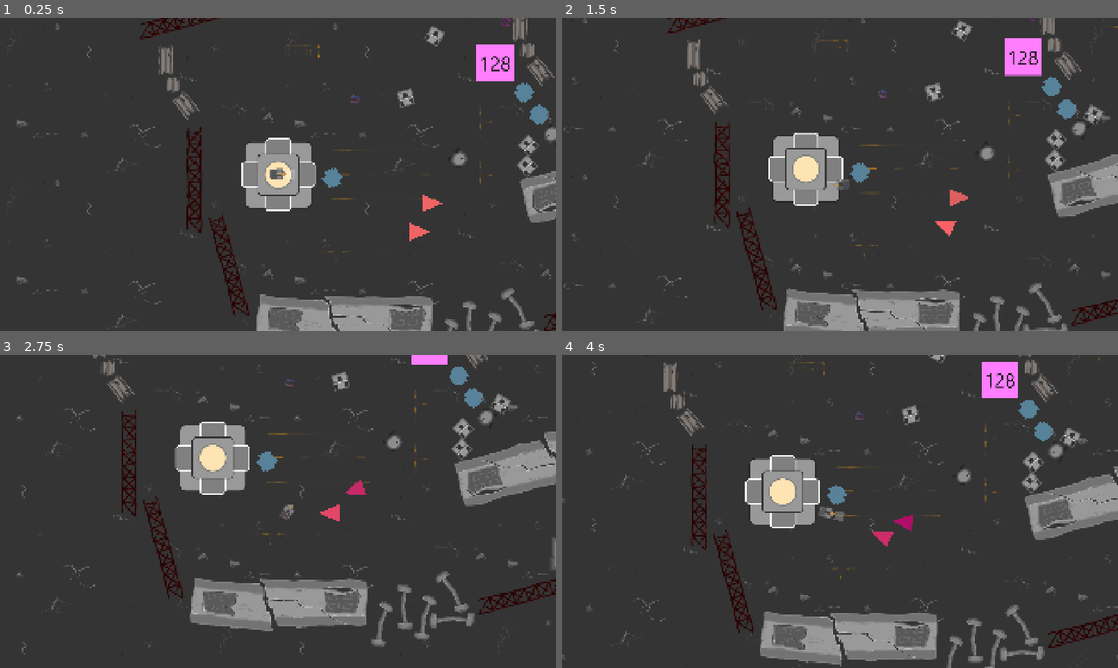
Above: before the commit, frames 1-4 (two rows, left to right).
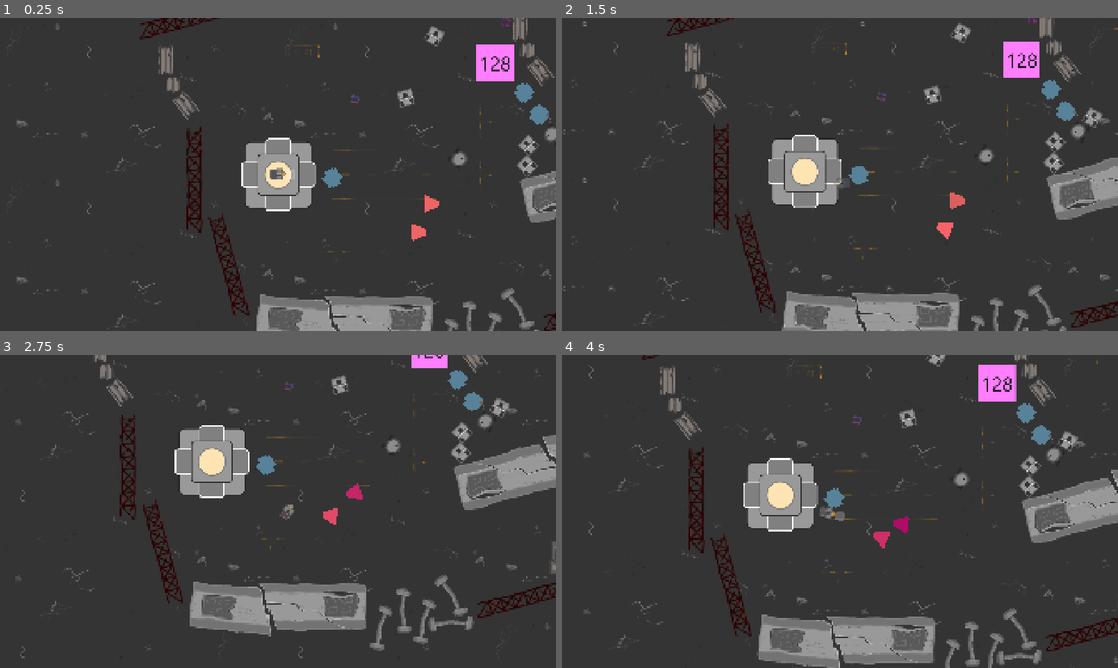
Above: after the commit, the same moments.

Repository: bohdankornienko/autema-game
Game: Godot game, scene res://main.tscn
Same seed, same stepped clock (60 frames per second), same inputs: the game is played once before the commit and once after it.
Inputs (mouse positions are in pixels of both pictures, inside the frame that each line leads up to):
- Up to frame 1 (0.25 s): no input
- Up to frame 2 (1.5 s): tap Enter at 0.5 s; move the mouse to (962, 158) at 0.52 s; hold D (move_right) 0.53-1.28 s; click (962, 158) at 0.6 s; move the mouse to (728, 190) at 1.27 s; hold S (move_down) from 1.28 s (still down); tap Space (dash) at 1.35 s
- Up to frame 3 (2.75 s): click (166, 527) at 1.55 s; move the mouse to (333, 442) at 2.02 s; release S (move_down) at 2.03 s; hold D (move_right) from 2.03 s (still down); click (333, 442) at 2.1 s
- Up to frame 4 (4 s): move the mouse to (812, 574) at 2.77 s; release D (move_right) at 2.78 s; hold W (move_up) 2.78-3.53 s; click (812, 574) at 2.85 s; move the mouse to (1006, 558) at 3.52 s; hold A (move_left) from 3.53 s (still down); tap Space (dash) at 3.6 s; click (1006, 558) at 3.8 s

The runs differ from the first frame. In frame 1, less than 0.1% of the frame differs, in the area x 73-80%, y 56-72%; in frame 2, 8.0%; in frame 3, 9.2%; in frame 4, 10%, in the area x 0-100%, y 0-100%.

Commit message:
Hitting and getting hit

Diff:
--- /dev/null
+++ b/damage_boxes/hitbox.gd
@@ -0,0 +1,5 @@
+class_name Hitbox extends Area2D
+
+@export var damage: = 1
+@export var knockback_direction: Vector2
+@export var knockback_amount: = 200
--- /dev/null
+++ b/damage_boxes/hurtbox.gd
@@ -0,0 +1,11 @@
+class_name HurtBox extends Area2D
+
+signal hurt(hitbox: Hitbox)
+
+func _ready() -> void:
+    area_entered.connect(_on_area_entered)
+
+func _on_area_entered(other: Area2D) -> void:
+    if other is not Hitbox: return
+
+    hurt.emit(other)
--- a/enemies/simple_robot_enemy.gd
+++ b/enemies/simple_robot_enemy.gd
@@ -1,12 +1,20 @@
 extends CharacterBody2D
 
 @export var detection_range = 200
+@export var stats: Stats
 
 @onready var animation_tree: AnimationTree = $AnimationTree
 @onready var playback = animation_tree.get("parameters/StateMachine/playback") as AnimationNodeStateMachinePlayback
 @onready var ray_cast_2d: RayCast2D = $RayCast2D
+@onready var hurt_box: HurtBox = $HurtBox
 
 const SPEED = 60
+const FRICTION = 500
+
+func _ready() -> void:
+    stats = stats.duplicate()
+    hurt_box.area_entered.connect(take_hit.call_deferred)
+    stats.no_health.connect(queue_free)
 
 func _physics_process(delta: float) -> void:
     var state = playback.get_current_node()
@@ -21,6 +29,14 @@
             else:
                 velocity = Vector2.ZERO
             move_and_slide()
+        "hit":
+            velocity = velocity.move_toward(Vector2.ZERO, FRICTION * delta)
+            move_and_slide()
+
+func take_hit(other: Hitbox) -> void:
+    stats.health -= other.damage
+    velocity = other.knockback_direction * other.knockback_amount
+    playback.start("hit")
 
 
 func get_player() -> PlayerBot:
--- a/enemies/simple_robot_enemy.tscn
+++ b/enemies/simple_robot_enemy.tscn
@@ -1,6 +1,13 @@
-[gd_scene load_steps=14 format=3 uid="uid://djnogl3nevjxt"]
+[gd_scene load_steps=23 format=3 uid="uid://djnogl3nevjxt"]
 
 [ext_resource type="Script" uid="uid://bf7l5fr1nblh2" path="res://enemies/simple_robot_enemy.gd" id="1_djl37"]
+[ext_resource type="Script" uid="uid://bdpma21nvt1ne" path="res://stats.gd" id="2_5m3lh"]
+[ext_resource type="Script" uid="uid://b8u24r6uqs3np" path="res://damage_boxes/hurtbox.gd" id="2_bapan"]
+[ext_resource type="Script" uid="uid://gdk5rmegn6n2" path="res://damage_boxes/hitbox.gd" id="4_eylxe"]
+
+[sub_resource type="Resource" id="Resource_eylxe"]
+script = ExtResource("2_5m3lh")
+metadata/_custom_type_script = "uid://bdpma21nvt1ne"
 
 [sub_resource type="CircleShape2D" id="CircleShape2D_vqttb"]
 radius = 25.019993
@@ -54,15 +61,36 @@
 "values": [Color(1, 1, 1, 1), Color(1, 1, 1, 0.654902), Color(1, 1, 1, 1)]
 }
 
+[sub_resource type="Animation" id="Animation_5m3lh"]
+resource_name = "hit"
+length = 0.2
+step = 0.05
+tracks/0/type = "value"
+tracks/0/imported = false
+tracks/0/enabled = true
+tracks/0/path = NodePath(".:modulate")
+tracks/0/interp = 1
+tracks/0/loop_wrap = true
+tracks/0/keys = {
+"times": PackedFloat32Array(0, 0.1, 0.2),
+"transitions": PackedFloat32Array(1, 1, 1),
+"update": 0,
+"values": [Color(1, 1, 1, 1), Color(0.29, 0.29, 0.29, 1), Color(1, 1, 1, 1)]
+}
+
 [sub_resource type="AnimationLibrary" id="AnimationLibrary_bapan"]
 _data = {
 &"RESET": SubResource("Animation_djl37"),
 &"chase": SubResource("Animation_bapan"),
+&"hit": SubResource("Animation_5m3lh"),
 &"idle": SubResource("Animation_vqttb")
 }
 
 [sub_resource type="AnimationNodeAnimation" id="AnimationNodeAnimation_djl37"]
 animation = &"chase"
+
+[sub_resource type="AnimationNodeAnimation" id="AnimationNodeAnimation_bapan"]
+animation = &"hit"
 
 [sub_resource type="AnimationNodeAnimation" id="AnimationNodeAnimation_vqttb"]
 animation = &"idle"
@@ -78,15 +106,21 @@
 advance_mode = 2
 advance_expression = "not can_see_player()"
 
+[sub_resource type="AnimationNodeStateMachineTransition" id="AnimationNodeStateMachineTransition_eylxe"]
+advance_mode = 2
+advance_expression = "velocity == Vector2(0,0)"
+
 [sub_resource type="AnimationNodeStateMachine" id="AnimationNodeStateMachine_bapan"]
 states/End/position = Vector2(915, 111)
 states/Start/position = Vector2(243, 111)
 states/chase/node = SubResource("AnimationNodeAnimation_djl37")
 states/chase/position = Vector2(532, 208)
+states/hit/node = SubResource("AnimationNodeAnimation_bapan")
+states/hit/position = Vector2(688, 111)
 states/idle/node = SubResource("AnimationNodeAnimation_vqttb")
 states/idle/position = Vector2(532, 111)
-transitions = ["Start", "idle", SubResource("AnimationNodeSt …(138 unchanged characters)… mationNodeStateMachineTransition_5m3lh")]
-graph_offset = Vector2(-149, 81)
+transitions = ["Start", "idle", SubResource("AnimationNodeSt …(138 unchanged characters)… mationNodeStateMachineTransition_5m3lh"), "hit", "idle", SubResource("AnimationNodeStateMachineTransition_eylxe")]
+graph_offset = Vector2(-212, -88)
 
 [sub_resource type="AnimationNodeBlendTree" id="AnimationNodeBlendTree_5m3lh"]
 nodes/output/position = Vector2(920, 60)
@@ -94,17 +128,24 @@
 nodes/StateMachine/position = Vector2(380, 100)
 node_connections = [&"output", 0, &"StateMachine"]
 
+[sub_resource type="CircleShape2D" id="CircleShape2D_djl37"]
+radius = 21.023796
+
+[sub_resource type="CircleShape2D" id="CircleShape2D_tggax"]
+radius = 25.0
+
 [node name="SimpleRobotEnemy" type="CharacterBody2D"]
 collision_layer = 4
 collision_mask = 7
 motion_mode = 1
 script = ExtResource("1_djl37")
 detection_range = 400
+stats = SubResource("Resource_eylxe")
 
 [node name="Polygon2D" type="Polygon2D" parent="."]
 rotation = 1.5707964
 color = Color(1, 0.41000003, 0.41000003, 1)
-polygon = PackedVector2Array(-31, 30, 29, 30, -1, -40)
+polygon = PackedVector2Array(-26.999998, 25.000002, 25.000002, 24.999998, 29, 19.999998, 9.999999, -26, -9.000001, -26, -30, 21.000002)
 
 [node name="CollisionShape2D" type="CollisionShape2D" parent="."]
 visible = false
@@ -122,3 +163,23 @@
 
 [node name="RayCast2D" type="RayCast2D" parent="."]
 target_position = Vector2(0, 0)
+
+[node name="HurtBox" type="Area2D" parent="."]
+collision_layer = 16
+collision_mask = 16
+script = ExtResource("2_bapan")
+metadata/_custom_type_script = "uid://b8u24r6uqs3np"
+
+[node name="CollisionShape2D" type="CollisionShape2D" parent="HurtBox"]
+shape = SubResource("CircleShape2D_djl37")
+
+[node name="Hitbox" type="Area2D" parent="."]
+collision_layer = 8
+collision_mask = 8
+script = ExtResource("4_eylxe")
+damage = 20
+metadata/_custom_type_script = "uid://gdk5rmegn6n2"
+
+[node name="CollisionShape2D" type="CollisionShape2D" parent="Hitbox"]
+shape = SubResource("CircleShape2D_tggax")
+debug_color = Color(0.56485903, 0, 0.70196074, 0.41960785)
--- a/machines/bot.gd
+++ b/machines/bot.gd
@@ -8,15 +8,19 @@
 ## The number of times the melee attack can be performed per second.
 @export var attack_speed = 1.0
 
+@export var stats: Stats
+
 ## meters per second (where meter is 64 pixels)
 @export var dash_speed = 5.0
 
-@onready var melee_collision = $MeleeShapeCast2D
 @onready var melee_atck_indicator = $MeleeAttackIndicator
 @onready var melee_timer = $MeleeTimer
 
 @onready var animation_tree: AnimationTree = $AnimationTree
 @onready var playback = animation_tree.get("parameters/StateMachine/playback") as AnimationNodeStateMachinePlayback
+@onready var hitbox: Hitbox = $Hitbox
+@onready var hurt_box: HurtBox = $HurtBox
+@onready var blink_animation_player: AnimationPlayer = $BlinkAnimationPlayer
 
 var can_attack: bool = true
 var input_direction = Vector2.ZERO
@@ -25,6 +29,13 @@
     melee_timer.wait_time = 1.0 / attack_speed
     move_speed = move_speed * METER
     dash_speed = dash_speed * METER
+
+    hurt_box.hurt.connect(take_hit.call_deferred)
+    stats.no_health.connect(die)
+
+func take_hit(other: Hitbox) -> void:
+    stats.health -= other.damage
+    blink_animation_player.play("blink")
 
 func process_input(_delta: float):
     var state = playback.get_current_node()
@@ -42,14 +53,12 @@
         can_attack = false
         melee_timer.start()
         melee_atck_indicator.show()
+        hitbox.position = Vector2(32, 0)
 
-        if melee_collision.is_colliding():
-            for i in range(melee_collision.get_collision_count()):
-                var target = melee_collision.get_collider(i)
-                if target and target.is_in_group("Destructible"):
-                    target.take_damage(50)
     if Input.is_action_just_pressed("dash"):
         playback.travel("DashState")
+
+    hitbox.knockback_direction = global_position.direction_to(get_global_mouse_position()).normalized()
 
 func _physics_process(delta: float) -> void:
     process_input(delta)
@@ -59,3 +68,10 @@
 func _on_melee_timer_timeout() -> void:
     can_attack = true
     melee_atck_indicator.hide()
+    hitbox.position = Vector2(0.0, 0.0)
+
+
+func die() -> void:
+    hide()
+    remove_from_group("player")
+    process_mode = Node.PROCESS_MODE_DISABLED
--- a/machines/bot.tscn
+++ b/machines/bot.tscn
@@ -1,13 +1,14 @@
-[gd_scene load_steps=43 format=3 uid="uid://brfdn10dx1rfs"]
+[gd_scene load_steps=51 format=3 uid="uid://brfdn10dx1rfs"]
 
 [ext_resource type="Script" uid="uid://b5ch4jr3hm3gp" path="res://machines/bot.gd" id="1_kveao"]
+[ext_resource type="Script" uid="uid://bdpma21nvt1ne" path="res://stats.gd" id="2_iktd3"]
 [ext_resource type="Texture2D" uid="uid://ejy6cemdocig" path="res://assets/sprites/machine-64.png" id="2_kveao"]
-
-[sub_resource type="CircleShape2D" id="CircleShape2D_kveao"]
-radius = 30.066593
-
-[sub_resource type="CircleShape2D" id="CircleShape2D_stwbx"]
-radius = 15.0
+[ext_resource type="Script" uid="uid://gdk5rmegn6n2" path="res://damage_boxes/hitbox.gd" id="3_stwbx"]
+[ext_resource type="Script" uid="uid://b8u24r6uqs3np" path="res://damage_boxes/hurtbox.gd" id="5_j66vv"]
+
+[sub_resource type="Resource" id="Resource_j66vv"]
+script = ExtResource("2_iktd3")
+metadata/_custom_type_script = "uid://bdpma21nvt1ne"
 
 [sub_resource type="AtlasTexture" id="AtlasTexture_stwbx"]
 atlas = ExtResource("2_kveao")
@@ -267,14 +268,85 @@
 nodes/StateMachine/position = Vector2(40, 120)
 node_connections = [&"output", 0, &"StateMachine"]
 
+[sub_resource type="CapsuleShape2D" id="CapsuleShape2D_j66vv"]
+radius = 16.0
+height = 54.0
+
+[sub_resource type="RectangleShape2D" id="RectangleShape2D_iktd3"]
+size = Vector2(50, 24)
+
+[sub_resource type="CapsuleShape2D" id="CapsuleShape2D_5ek0t"]
+radius = 18.0
+height = 60.0
+
+[sub_resource type="Animation" id="Animation_p3dda"]
+resource_name = "blink"
+length = 0.5
+step = 0.1
+tracks/0/type = "value"
+tracks/0/imported = false
+tracks/0/enabled = true
+tracks/0/path = NodePath("Sprite2D:visible")
+tracks/0/interp = 1
+tracks/0/loop_wrap = true
+tracks/0/keys = {
+"times": PackedFloat32Array(0, 0.1, 0.2, 0.3, 0.4, 0.5),
+"transitions": PackedFloat32Array(1, 1, 1, 1, 1, 1),
+"update": 1,
+"values": [false, true, false, true, false, true]
+}
+tracks/1/type = "value"
+tracks/1/imported = false
+tracks/1/enabled = true
+tracks/1/path = NodePath("HurtBox/CollisionShape2D:disabled")
+tracks/1/interp = 1
+tracks/1/loop_wrap = true
+tracks/1/keys = {
+"times": PackedFloat32Array(0, 0.5),
+"transitions": PackedFloat32Array(1, 1),
+"update": 1,
+"values": [true, false]
+}
+
+[sub_resource type="Animation" id="Animation_5ucof"]
+length = 0.001
+tracks/0/type = "value"
+tracks/0/imported = false
+tracks/0/enabled = true
+tracks/0/path = NodePath("Sprite2D:visible")
+tracks/0/interp = 1
+tracks/0/loop_wrap = true
+tracks/0/keys = {
+"times": PackedFloat32Array(0),
+"transitions": PackedFloat32Array(1),
+"update": 1,
+"values": [true]
+}
+tracks/1/type = "value"
+tracks/1/imported = false
+tracks/1/enabled = true
+tracks/1/path = NodePath("HurtBox/CollisionShape2D:disabled")
+tracks/1/interp = 1
+tracks/1/loop_wrap = true
+tracks/1/keys = {
+"times": PackedFloat32Array(0),
+"transitions": PackedFloat32Array(1),
+"update": 1,
+"values": [false]
+}
+
+[sub_resource type="AnimationLibrary" id="AnimationLibrary_6xcs8"]
+_data = {
+&"RESET": SubResource("Animation_5ucof"),
+&"blink": SubResource("Animation_p3dda")
+}
+
 [node name="Bot" type="CharacterBody2D" groups=["player"]]
 collision_layer = 2
 collision_mask = 5
 motion_mode = 1
 script = ExtResource("1_kveao")
-
-[node name="CollisionShape2D" type="CollisionShape2D" parent="."]
-shape = SubResource("CircleShape2D_kveao")
+stats = SubResource("Resource_j66vv")
 
 [node name="MeleeAttackIndicator" type="ColorRect" parent="."]
 modulate = Color(1, 1, 1, 0.73333335)
@@ -286,10 +358,6 @@
 
 [node name="MeleeTimer" type="Timer" parent="."]
 one_shot = true
-
-[node name="MeleeShapeCast2D" type="ShapeCast2D" parent="."]
-shape = SubResource("CircleShape2D_stwbx")
-target_position = Vector2(45, 0.8333333)
 
 [node name="Sprite2D" type="Sprite2D" parent="."]
 texture = SubResource("AtlasTexture_stwbx")
@@ -335,4 +403,38 @@
 process_callback = 0
 position_smoothing_enabled = true
 
+[node name="CollisionShape2D" type="CollisionShape2D" parent="."]
+rotation = -1.5707964
+shape = SubResource("CapsuleShape2D_j66vv")
+
+[node name="Hitbox" type="Area2D" parent="."]
+visible = false
+position = Vector2(-2, 0)
+collision_layer = 16
+collision_mask = 16
+script = ExtResource("3_stwbx")
+damage = 30
+knockback_amount = 150
+metadata/_custom_type_script = "uid://gdk5rmegn6n2"
+
+[node name="CollisionShape2D" type="CollisionShape2D" parent="Hitbox"]
+position = Vector2(2, 0)
+shape = SubResource("RectangleShape2D_iktd3")
+
+[node name="HurtBox" type="Area2D" parent="."]
+collision_layer = 8
+collision_mask = 8
+script = ExtResource("5_j66vv")
+metadata/_custom_type_script = "uid://b8u24r6uqs3np"
+
+[node name="CollisionShape2D" type="CollisionShape2D" parent="HurtBox"]
+rotation = -1.5707964
+shape = SubResource("CapsuleShape2D_5ek0t")
+debug_color = Color(0.9140625, 0.55756474, 0.2713623, 0.41960785)
+
+[node name="BlinkAnimationPlayer" type="AnimationPlayer" parent="."]
+libraries = {
+&"": SubResource("AnimationLibrary_6xcs8")
+}
+
 [connection signal="timeout" from="MeleeTimer" to="." method="_on_melee_timer_timeout"]
--- a/main.tscn
+++ b/main.tscn
@@ -634,7 +634,7 @@
 scale = Vector2(0.99999994, 0.99999994)
 
 [node name="Obstacle12" parent="ObstaclesManager" instance=ExtResource("10_4c57u")]
-position = Vector2(222, -8.999992)
+position = Vector2(279, 7.999996)
 rotation = -1.3089969
 
 [node name="Obstacle13" parent="ObstaclesManager" instance=ExtResource("10_4c57u")]
--- a/objects/obstacle.gd
+++ b/objects/obstacle.gd
@@ -3,11 +3,16 @@
 
 @export var max_health : float = 100.0
 @export var health : float = 100.0
+@onready var hurt_box: HurtBox = $HurtBox
 
 signal destroyed(pos: Vector2)
 
 func _ready() -> void:
     health = min(health, max_health)
+    hurt_box.hurt.connect(_on_hurt)
+
+func _on_hurt(hitbox: Hitbox) -> void:
+    take_damage(hitbox.damage)
 
 func take_damage(value: float):
     health -= value
--- a/objects/obstacle.tscn
+++ b/objects/obstacle.tscn
@@ -1,9 +1,13 @@
-[gd_scene load_steps=3 format=3 uid="uid://c84itrsqma0cn"]
+[gd_scene load_steps=5 format=3 uid="uid://c84itrsqma0cn"]
 
 [ext_resource type="Script" uid="uid://beorn4uwk3pco" path="res://objects/obstacle.gd" id="1_g5jnw"]
+[ext_resource type="Script" uid="uid://b8u24r6uqs3np" path="res://damage_boxes/hurtbox.gd" id="2_7421i"]
 
 [sub_resource type="CircleShape2D" id="CircleShape2D_g5jnw"]
 radius = 32.140316
+
+[sub_resource type="CircleShape2D" id="CircleShape2D_jvp1h"]
+radius = 25.019993
 
 [node name="Obstacle" type="StaticBody2D" groups=["Destructible"]]
 script = ExtResource("1_g5jnw")
@@ -25,3 +29,12 @@
 
 [node name="CollisionShape2D" type="CollisionShape2D" parent="."]
 shape = SubResource("CircleShape2D_g5jnw")
+
+[node name="HurtBox" type="Area2D" parent="."]
+collision_layer = 16
+collision_mask = 16
+script = ExtResource("2_7421i")
+metadata/_custom_type_script = "uid://b8u24r6uqs3np"
+
+[node name="CollisionShape2D" type="CollisionShape2D" parent="HurtBox"]
+shape = SubResource("CircleShape2D_jvp1h")
--- a/project.godot
+++ b/project.godot
@@ -63,6 +63,8 @@
 2d_physics/layer_1="World"
 2d_physics/layer_2="Player"
 2d_physics/layer_3="Enemy"
+2d_physics/layer_4="PlayerHurtbox"
+2d_physics/layer_5="EnemyHurtbox"
 
 [rendering]
 
--- /dev/null
+++ b/stats.gd
@@ -0,0 +1,10 @@
+class_name Stats extends Resource
+
+signal no_health
+
+@export var health: = 100 :
+    set(value):
+        health = value
+        if health <= 0: no_health.emit()
+
+@export var max_health: = 100
Not shown, added: damage_boxes/hitbox.gd.uid
Not shown, added: damage_boxes/hurtbox.gd.uid
Not shown, added: stats.gd.uid
